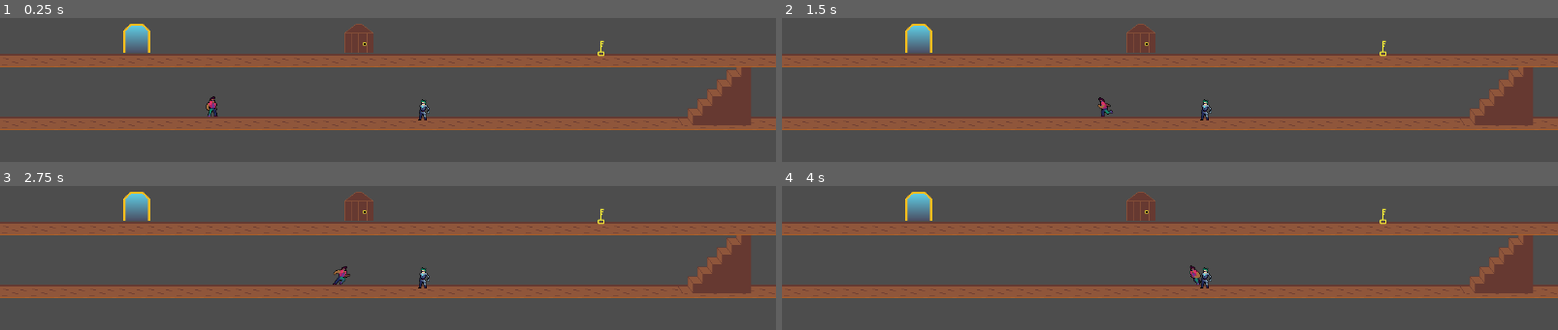
Above: before the commit, frames 1-4 (two rows, left to right).
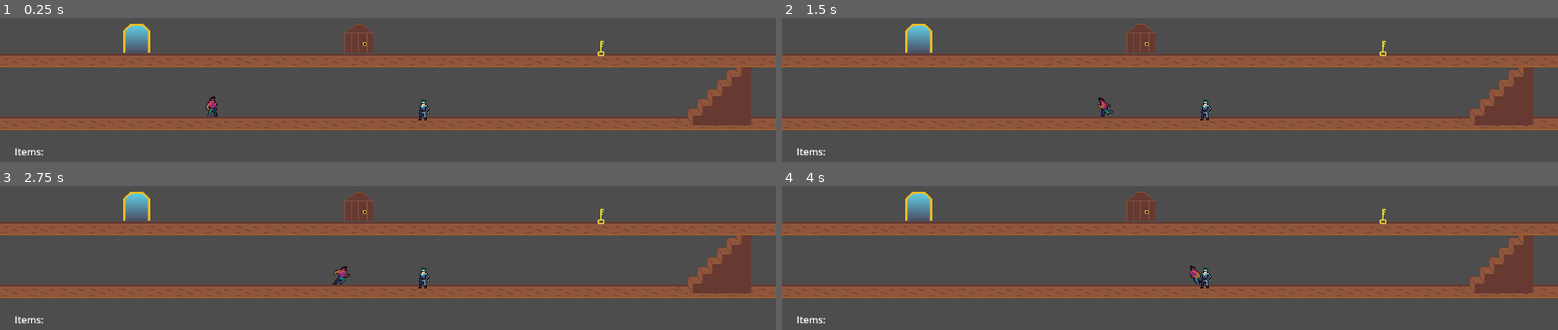
Above: after the commit, the same moments.

Repository: ko2fan/parallel-dimensions
Game: Godot game, scene res://Scenes/game.tscn
Two runs of this game, one before a commit and one after it. Both use one fixed random seed, a clock stepped at 60 frames per second and the inputs below.
Inputs:
- Up to frame 1 (0.25 s): no input
- Up to frame 2 (1.5 s): tap Enter at 0.5 s; hold D (move_right) 0.53-1.28 s; tap E (pickup) at 0.6, 1.35 s; tap Space at 1.25 s; hold Left (move_left) from 1.28 s (still down)
- Up to frame 3 (2.75 s): tap Enter at 2 s; release Left (move_left) at 2.03 s; hold D (move_right) from 2.03 s (still down); tap E (pickup) at 2.1 s
- Up to frame 4 (4 s): tap E (pickup) at 2.85, 3.6 s; release D (move_right) at 3.53 s; hold Left (move_left) from 3.53 s (still down)

The runs differ from the first frame. In frame 1, 0.1% of the frame differs, in the area x 1-6%, y 90-96%; in frame 2, 0.1%; in frame 3, 0.1%; in frame 4, 0.1%.

Commit message:
Show inventory on screen

Diff:
--- a/Scenes/game.tscn
+++ b/Scenes/game.tscn
@@ -1,10 +1,27 @@
-[gd_scene load_steps=3 format=3 uid="uid://c3x5by8kogyxo"]
+[gd_scene load_steps=4 format=3 uid="uid://c3x5by8kogyxo"]
 
 [ext_resource type="Script" path="res://Scripts/game.gd" id="1_7xdx6"]
 [ext_resource type="PackedScene" uid="uid://b1rcjk7tnlftm" path="res://Scenes/player.tscn" id="2_v28yl"]
+[ext_resource type="Script" path="res://Scripts/Inventory.gd" id="3_aoce7"]
 
 [node name="Game" type="Node2D"]
 script = ExtResource("1_7xdx6")
 
 [node name="Player" parent="." instance=ExtResource("2_v28yl")]
 position = Vector2(360, 624)
+
+[node name="UI" type="CanvasLayer" parent="."]
+
+[node name="Inventory" type="Control" parent="UI"]
+layout_mode = 3
+anchors_preset = 0
+offset_right = 40.0
+offset_bottom = 40.0
+script = ExtResource("3_aoce7")
+
+[node name="Label" type="Label" parent="UI"]
+offset_left = 24.0
+offset_top = 680.0
+offset_right = 72.0
+offset_bottom = 706.0
+text = "Items:"
--- a/Scenes/icon.tscn
+++ b/Scenes/icon.tscn
@@ -1,5 +1,9 @@
-[gd_scene format=3 uid="uid://feu7ehuw17a2"]
+[gd_scene load_steps=2 format=3 uid="uid://feu7ehuw17a2"]
+
+[ext_resource type="Texture2D" uid="uid://b603d3de7f536" path="res://Sprites/custom/key.png" id="1_cds3d"]
 
 [node name="Icon" type="Node2D"]
 
 [node name="Sprite2D" type="Sprite2D" parent="."]
+scale = Vector2(0.6, 0.6)
+texture = ExtResource("1_cds3d")
--- /dev/null
+++ b/Scripts/Inventory.gd
@@ -0,0 +1,12 @@
+extends Control
+
+@onready var icon = preload("res://Scenes/icon.tscn")
+
+var icon_instance
+
+func _ready():
+	icon_instance = icon.instantiate()
+
+func show_icon():
+	add_child(icon_instance)
+	icon_instance.global_position = Vector2(90, 700)
--- a/Scripts/player.gd
+++ b/Scripts/player.gd
@@ -5,6 +5,7 @@
 @onready var animation_player = $AnimationPlayer
 @onready var sprite = $Sprite2D
 @onready var game = get_node("..")
+@onready var Inventory = get_node("../UI/Inventory")
 
 var inventory : Array
 var item_to_take = null
@@ -98,6 +99,7 @@
 func take_item(item):
 	inventory.append(item)
 	item.get_node("Item").make_sprite_invisible()
+	Inventory.show_icon()
 
 func talk_to_npc(npc):
 	npc.start_conversation()
